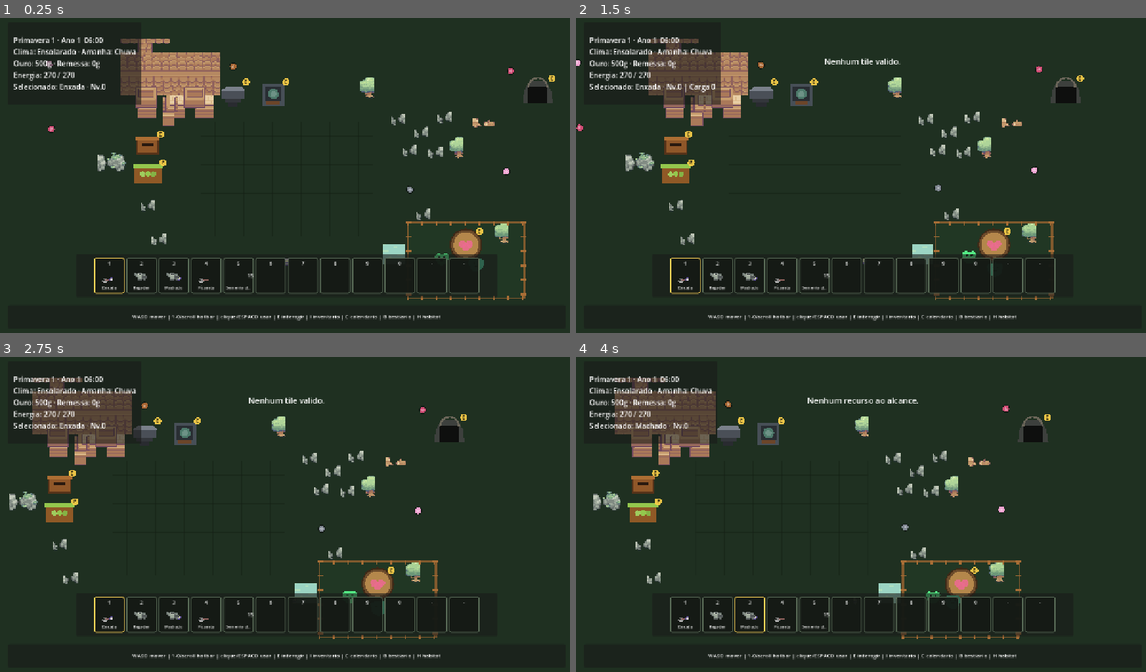
Above: before the commit, frames 1-4 (two rows, left to right).
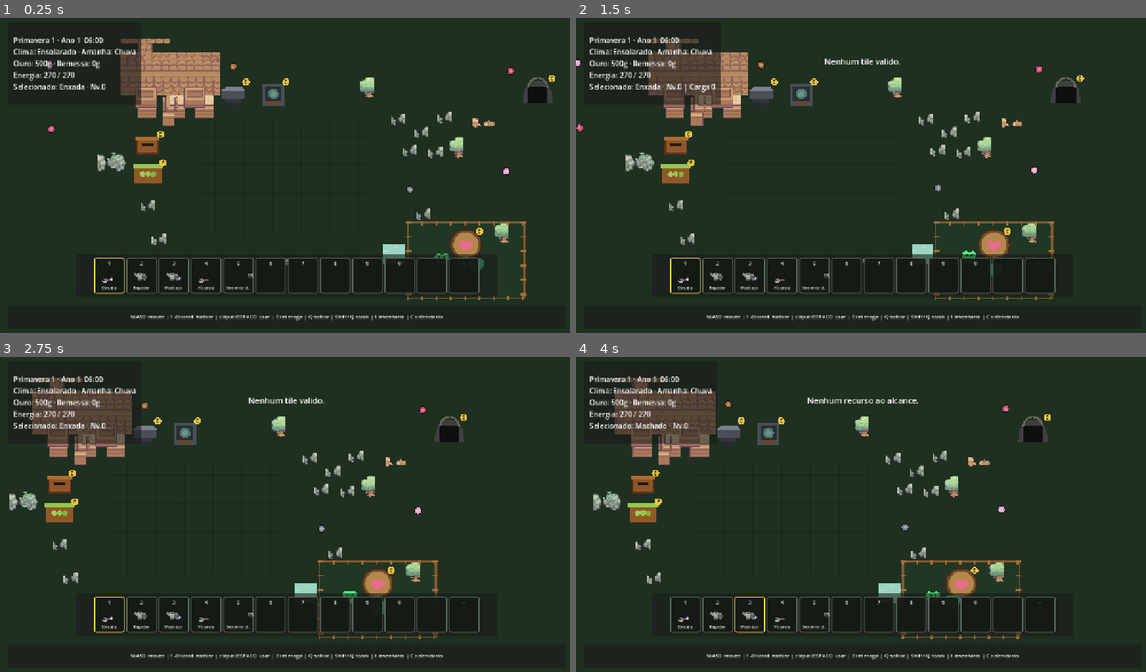
Above: after the commit, the same moments.

Repository: HelioConde/GameSlime
Game: Godot game, scene res://scenes/world/main.tscn
Two runs of this game, one before a commit and one after it. Both use one fixed random seed, a clock stepped at 60 frames per second and the inputs below.
Inputs (mouse positions are in pixels of both pictures, inside the frame that each line leads up to):
- Up to frame 1 (0.25 s): no input
- Up to frame 2 (1.5 s): tap Enter at 0.5 s; move the mouse to (986, 159) at 0.52 s; hold D 0.53-1.25 s; tap E at 0.6 s; click (986, 159) at 0.67 s; tap Space at 0.77 s; drag from (747, 191) to (832, 238) at 1.27 s
- Up to frame 3 (2.75 s): move the mouse to (342, 445) at 2.02 s; hold D from 2.03 s (still down); tap 1 at 2.1 s
- Up to frame 4 (4 s): release D at 2.75 s; drag from (832, 577) to (690, 467) at 2.77 s; move the mouse to (1037, 561) at 3.52 s; hold A from 3.53 s (still down); tap 3 at 3.6 s; tap Space at 3.77 s

The runs differ from the first frame. In frame 1, 0.4% of the frame differs, in the area x 22-78%, y 94-97%; in frame 2, 0.4%; in frame 3, 0.4%; in frame 4, 0.4%.

Commit message:
docs: expose inventory drop controls in HUD

Diff:
--- a/scripts/ui/game_hud.gd
+++ b/scripts/ui/game_hud.gd
@@ -51,7 +51,7 @@
 func _ready() -> void:
 	process_mode = Node.PROCESS_MODE_ALWAYS
 	call_deferred("_bind_player")
-	help_label.text = "WASD mover | 1-0/scroll hotbar | clique/ESPACO usar | E interagir | I inventario | C calendario | B bestiario | H habitat"
+	help_label.text = "WASD mover | 1-0/scroll hotbar | clique/ESPACO usar | E interagir | Q soltar | Shift+Q stack | I inventario | C calendario"
 	calendar_panel.visible = false
 	bestiary_panel.visible = false
 	habitat_panel.visible = false
